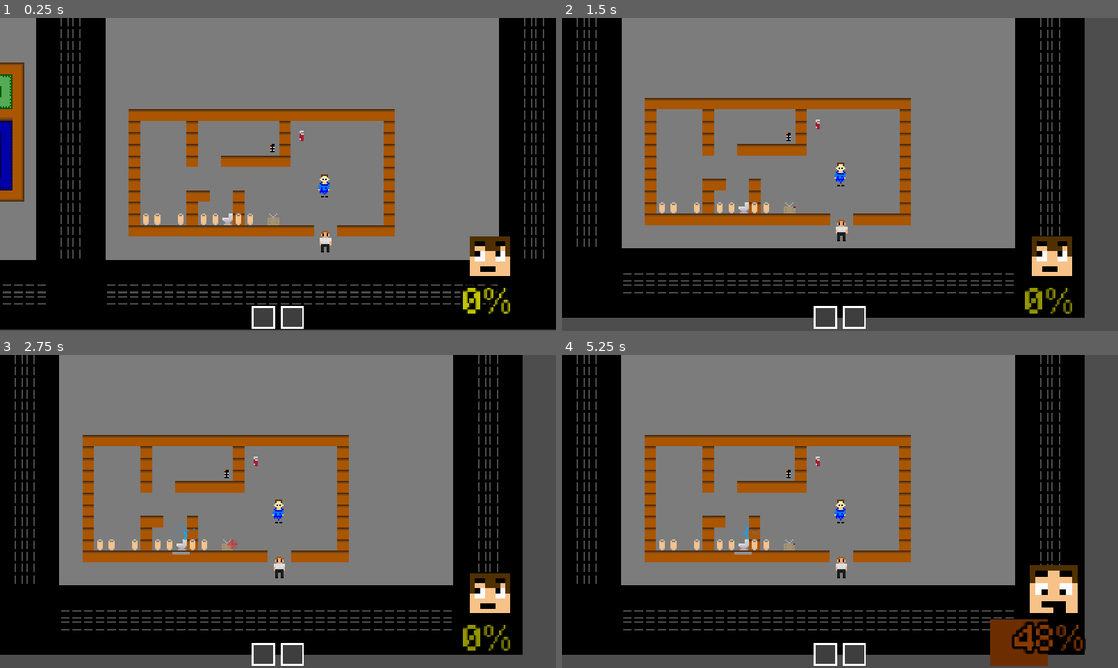
Above: before the commit, frames 1-4 (two rows, left to right).
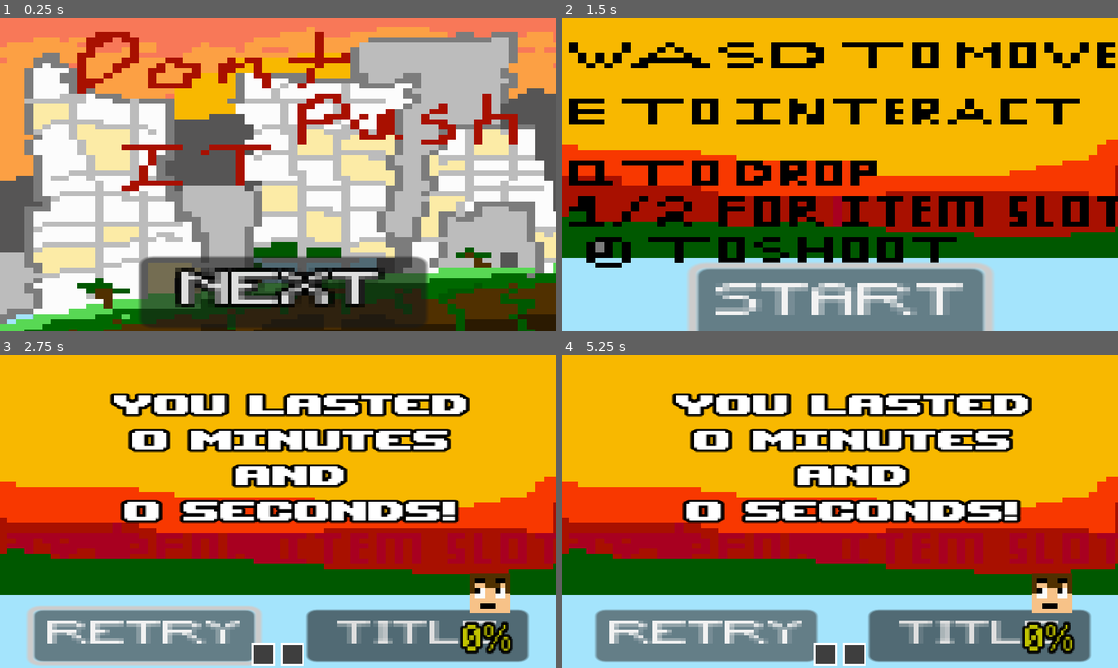
Above: after the commit, the same moments.

Repository: Miles-Miles2/MicroJam_RETRO
Game: Godot game, scene res://scenes/title.tscn
Same seed, same stepped clock (60 frames per second), same inputs: the game is played once before the commit and once after it. Before the commit the project starts from res://scenes/map.tscn.
Inputs (mouse positions are in pixels of both pictures, inside the frame that each line leads up to):
- Up to frame 1 (0.25 s): no input
- Up to frame 2 (1.5 s): click (706, 299) at 0.5 s, where only the run after the commit has a clickable "RETRY"; click (706, 299) at 1.25 s, where only the run after the commit has a clickable "RETRY"
- Up to frame 3 (2.75 s): click (144, 636) at 2 s, where only the run after the commit has a clickable "RETRY"
- Up to frame 4 (5.25 s): click (706, 636) at 2.75 s, where only the run after the commit has a clickable "RETRY"; click (706, 636) at 3.5 s, where only the run after the commit has a clickable "RETRY"; click (979, 636) at 4.25 s, where only the run after the commit has a clickable "TITLE"; click (706, 636) at 5 s, where only the run after the commit has a clickable "RETRY"

The runs differ from the first frame. In frame 1, 93% of the frame differs, in the area x 0-100%, y 0-100%; in frame 2, 96%; in frame 3, 98%; in frame 4, 98%.

Commit message:
background music

Diff:
--- a/project.godot
+++ b/project.godot
@@ -11,13 +11,15 @@
 [application]
 
 config/name="MicroJam_RETRO"
-run/main_scene="res://scenes/map.tscn"
+run/main_scene="res://scenes/title.tscn"
 config/features=PackedStringArray("4.3", "GL Compatibility")
 config/icon="res://icon.svg"
 
 [autoload]
 
 GlobalProgressBar="*res://scripts/progress_bar.gd"
+Music="*res://scenes/music.tscn"
+Gameover="*res://scenes/gameover.tscn"
 
 [display]
 
--- /dev/null
+++ b/scenes/music.tscn
@@ -0,0 +1,8 @@
+[gd_scene load_steps=2 format=3 uid="uid://g5ottsq3of3k"]
+
+[ext_resource type="AudioStream" uid="uid://b5udbgxf7tlln" path="res://Assets/Audio/music.mp3" id="1_bqxpx"]
+
+[node name="Music" type="AudioStreamPlayer2D"]
+stream = ExtResource("1_bqxpx")
+autoplay = true
+bus = &"Music"
--- a/scenes/title.tscn
+++ b/scenes/title.tscn
@@ -1,9 +1,10 @@
-[gd_scene load_steps=5 format=3 uid="uid://sikvgb81hhos"]
+[gd_scene load_steps=6 format=3 uid="uid://sikvgb81hhos"]
 
 [ext_resource type="Texture2D" uid="uid://dtyjbqw4m2cm4" path="res://Assets/Sprites/Back Ground_0_0.png" id="1_x43qq"]
 [ext_resource type="FontFile" uid="uid://b6r1i3o53ider" path="res://Assets/Minecraft.ttf" id="2_nbdrx"]
 [ext_resource type="Script" path="res://scripts/button.gd" id="3_5msle"]
 [ext_resource type="AudioStream" uid="uid://bvgchvx0n8r" path="res://Assets/Audio/arcade-game-retro-8-bit-big-shot-1-smartsound-fx-1-00-00.mp3" id="4_iujwn"]
+[ext_resource type="AudioStream" uid="uid://b5udbgxf7tlln" path="res://Assets/Audio/music.mp3" id="5_n3ys5"]
 
 [node name="Title" type="Node2D"]
 
@@ -42,5 +43,10 @@
 [node name="Timer" type="Timer" parent="Button"]
 wait_time = 0.5
 
+[node name="AudioStreamPlayer2D" type="AudioStreamPlayer2D" parent="."]
+stream = ExtResource("5_n3ys5")
+autoplay = true
+bus = &"Music"
+
 [connection signal="pressed" from="Button" to="Button" method="_on_pressed"]
 [connection signal="timeout" from="Button/Timer" to="Button" method="_on_timer_timeout"]
Not shown, added: Assets/Audio/music.mp3.import
Not shown, added: Assets/Audio/music.mp3
